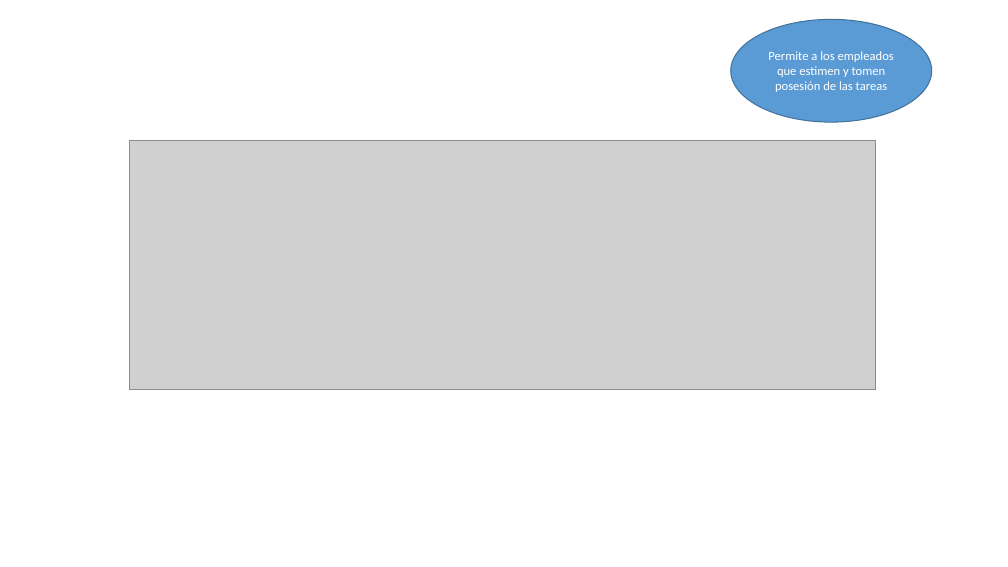
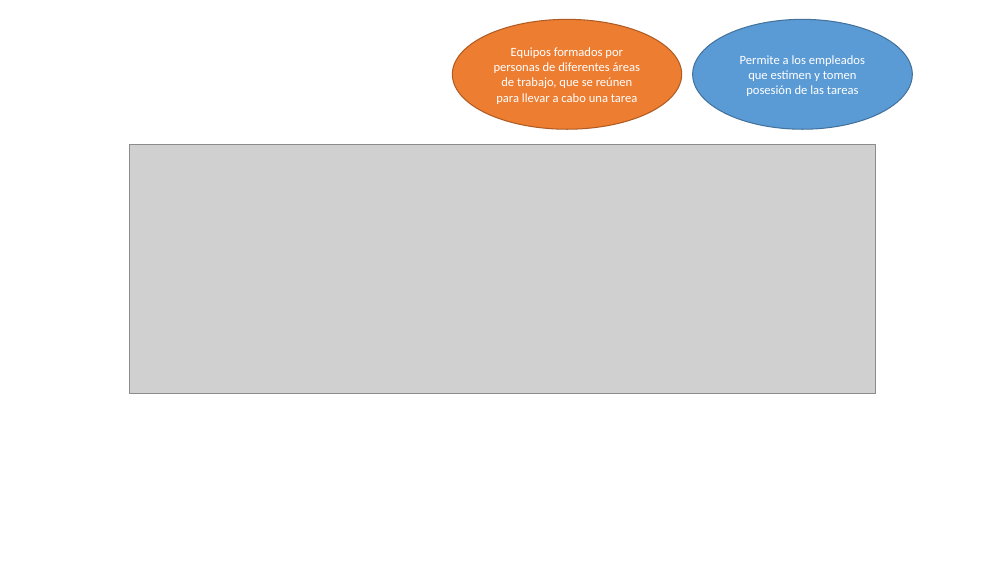
Before and after one commit to daniiel/cursos, a slide deck: slide 32 of Scrum/introduccion a scrum.pptx (slide 13 before the commit). Drawn at 1008x567 pixels with LibreOffice and Linux fonts; fonts in the diff are those of the drawing; grey boxes stand for pictures. Boxes give left, top, right and bottom in pixels: in the first picture for what was removed or moved away, otherwise in the second. Text is boxed around its words. In the diff, an @@ line names an element or a change of style, - is before the commit and + after.

```diff
--- a/Scrum/introduccion a scrum.pptx
+++ b/Scrum/introduccion a scrum.pptx
@@ ellipse added at (452, 20, 681, 129), fill #ED7D31, outline #AF5C24 1 pt, 12 pt, text #FFFFFF @@
+Equipos formados por personas de diferentes áreas de trabajo, que se reúnen para llevar a cabo una tarea
@@ ellipse "Permite a los empleados que ...": place and size @@
-ellipse "Permite a los empleados que ..." at (731, 20, 932, 123)
+ellipse "Permite a los empleados que ..." at (693, 20, 913, 129)
@@ picture: place and size @@
-picture at (129, 140, 876, 389)
+picture at (129, 144, 876, 394)
```
Also in this commit, not shown: 4 other slides changed, 28 slides added.
